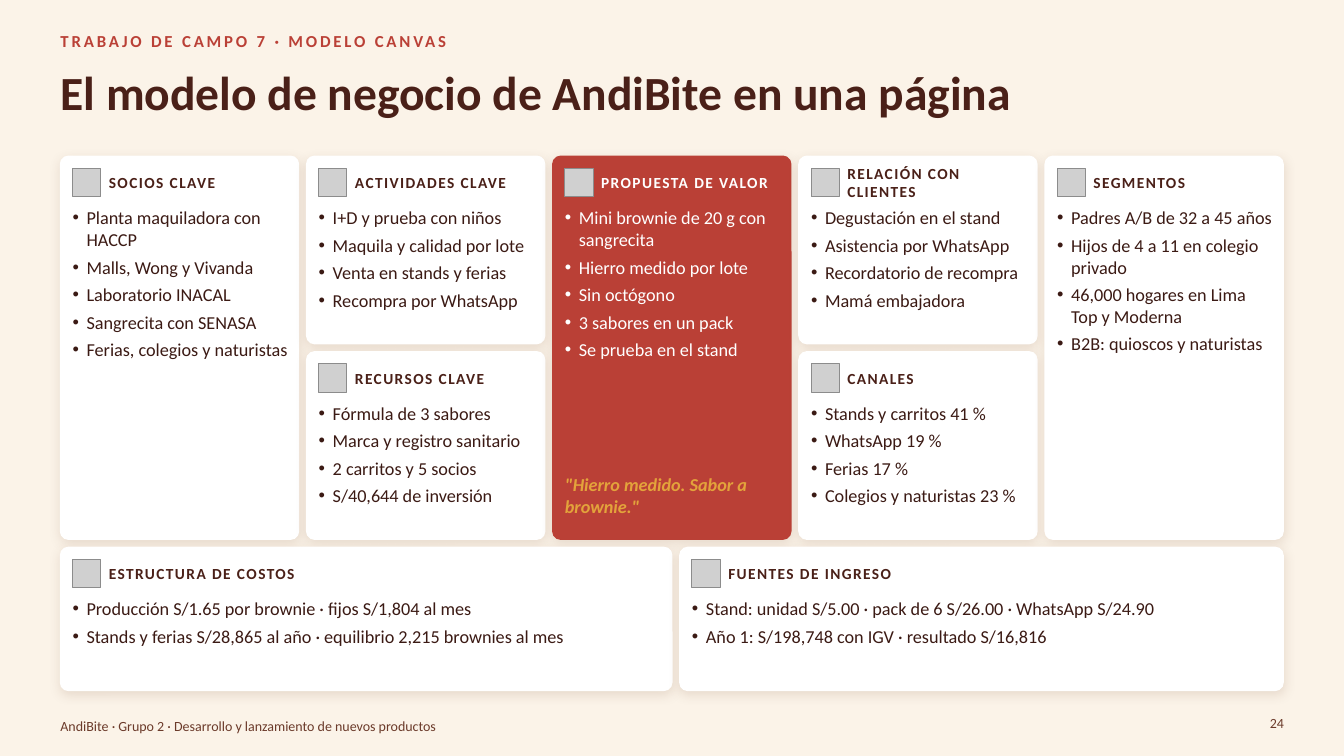
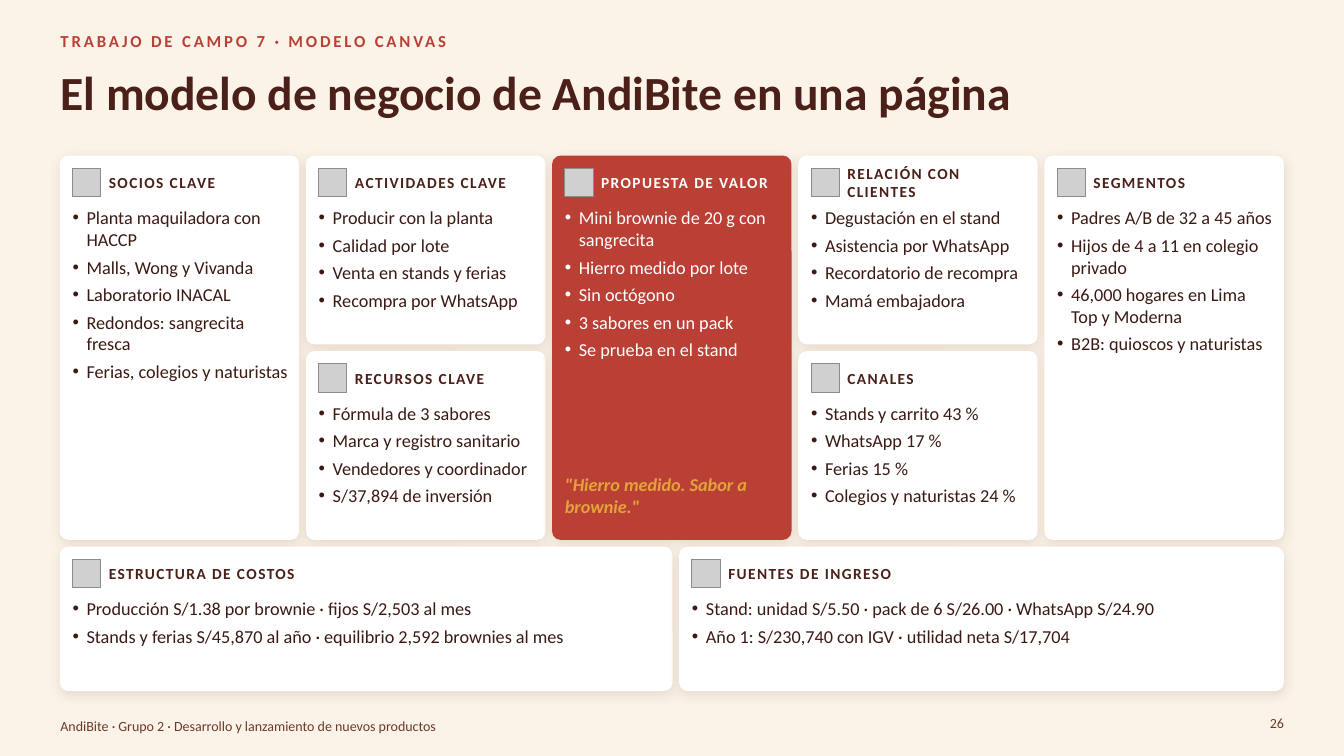
Before and after one commit to Darknow-web/Desarrollo-y-lanzamiento-de-producto-y-marca, a slide deck: slide 26 of 04-reformulacion/TC5-8/TC5-8-AndiBite.pptx (slide 24 before the commit). Drawn at 1344x756 pixels with LibreOffice and Linux fonts; fonts in the diff are those of the drawing; grey boxes stand for pictures; background and template pictures are left out. Boxes give left, top, right and bottom in pixels: in the first picture for what was removed or moved away, otherwise in the second. Text is boxed around its words. In the diff, an @@ line names an element or a change of style, - is before the commit and + after.

```diff
--- a/04-reformulacion/TC5-8/TC5-8-AndiBite.pptx
+++ b/04-reformulacion/TC5-8/TC5-8-AndiBite.pptx
@@ text at <box>333,211,493,255</box>: text changed @@
-• I+D y prueba con niños
-• Maquila y calidad por lote
+• Producir con la planta
+• Calidad por lote
@@ text at <box>87,316,244,350</box>: text changed @@
-• Sangrecita con SENASA
+• Redondos: sangrecita fresca
@@ text at <box>825,407,998,505</box>: text changed @@
-• Stands y carritos 41 %
-• WhatsApp 19 %
-• Ferias 17 %
-• Colegios y naturistas 23 %
+• Stands y carrito 43 %
+• WhatsApp 17 %
+• Ferias 15 %
+• Colegios y naturistas 24 %
@@ text at <box>333,462,527,504</box>: text changed @@
-• 2 carritos y 5 socios
-• S/40,644 de inversión
+• Vendedores y coordinador
+• S/37,894 de inversión
@@ text at <box>87,602,564,646</box>: text changed @@
-• Producción S/1.65 por brownie · fijos S/1,804 al mes
-• Stands y ferias S/28,865 al año · equilibrio 2,215 brownies al mes
+• Producción S/1.38 por brownie · fijos S/2,503 al mes
+• Stands y ferias S/45,870 al año · equilibrio 2,592 brownies al mes
@@ text at <box>706,602,1154,645</box>: text changed @@
-• Stand: unidad S/5.00 · pack de 6 S/26.00 · WhatsApp S/24.90
-• Año 1: S/198,748 con IGV · resultado S/16,816
+• Stand: unidad S/5.50 · pack de 6 S/26.00 · WhatsApp S/24.90
+• Año 1: S/230,740 con IGV · utilidad neta S/17,704
@@ page number at <box>1270,718,1284,728</box>: text changed @@
-24
+26
```
Also in this commit, not shown: 15 other slides changed, 4 slides added, 2 slides removed, 5 other files.
